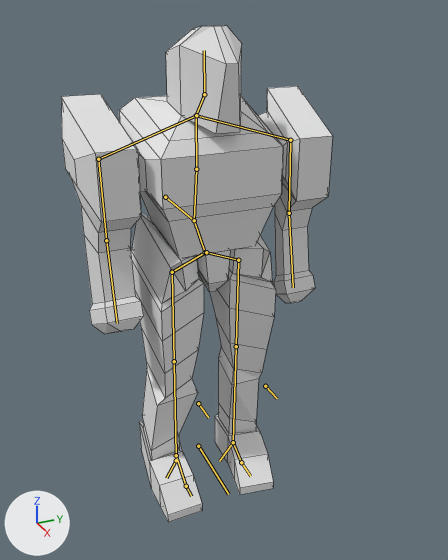
The Blender file Assets/Models/PlayerCharacter/PlayerCharacter.blend: old version first, new version second.
Before and after are seen from a 50 mm lens placed at (7.38, -3.02, 6.89), pointed at (0.49, 0.08, 3.45). The lights are fixed; the arrows at lower left show +X, +Y and +Z. The bones that bend it are drawn over the model as lines. Mesh edges are drawn as thin lines.

The first picture shows 'PlayerCharacter'.
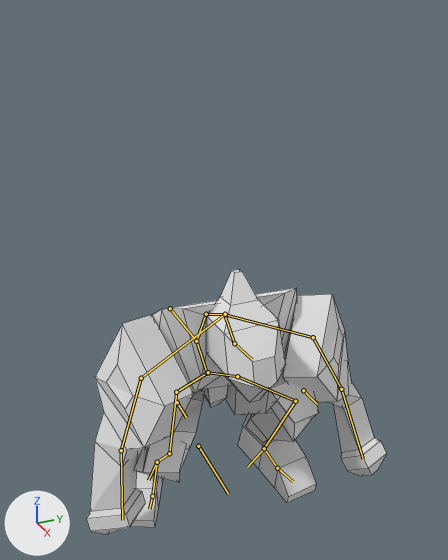
The newer file adds an action. The first version stands in its rest pose; the second is drawn at frame 9 of the action 'Landing'.

Location of each change, (x1, y1, x2, y2) in pixels of the pictures (448 x 560 px):
'PlayerCharacter', posed (10% wider, 47% shorter): before (61, 25, 333, 522); after (86, 270, 386, 535)
bone 'Leg.ik.r', root to tip: before (176, 460) to (166, 478); after (157, 462) to (148, 480)
bone 'Leg.ik.l', root to tip: before (233, 442) to (219, 461); after (264, 448) to (247, 467)
bone 'Root', root to tip: before (165, 197) to (194, 220); after (170, 308) to (196, 341)
bone 'Stomach', root to tip: before (194, 220) to (196, 169); after (196, 341) to (206, 314)
bone 'Chest', root to tip: before (196, 169) to (196, 115); after (206, 314) to (224, 314)
bone 'Neck', root to tip: before (196, 115) to (204, 94); after (224, 314) to (234, 343)
bone 'Collarbone.l', root to tip: before (196, 115) to (290, 140); after (224, 314) to (313, 337)
bone 'UpperArm.l', root to tip: before (290, 140) to (289, 213); after (313, 337) to (341, 389)
bone 'LowerArm.l', root to tip: before (289, 213) to (293, 287); after (341, 389) to (363, 459)
bone 'Collarbone.r', root to tip: before (196, 115) to (98, 159); after (225, 314) to (141, 378)
bone 'UpperArm.r', root to tip: before (98, 159) to (106, 240); after (141, 378) to (121, 450)
bone 'LowerArm.r', root to tip: before (106, 240) to (117, 323); after (121, 450) to (122, 520)
bone 'Foot.r', root to tip: before (176, 455) to (186, 486); after (157, 462) to (152, 496)
bone 'Foot.l', root to tip: before (233, 442) to (241, 462); after (264, 448) to (277, 468)

The change in detail:
Bone 'Leg.ik.r' (bone_leg_ik_r) moves from (0.0, 0.0, 0.0) to (0.01, -0.26, -0.36).
Bone 'Leg.ik.l' (bone_leg_ik_l) moves from (0.0, 0.0, 0.0) to (0.33, -0.42, 0.3).
Bone 'Root' (bone_root) moves from (0.0, 0.0, 0.0) to (0.0, 0.0, -1.93).
Bone 'Stomach' (bone_stomach) turns from (0, 0, 0) to (0, 0, -22) degrees about its own x, y and z.
Bone 'Chest' (bone_chest) turns from (0, 0, 0) to (0, 0, -42) degrees about its own x, y and z.
Bone 'Neck' (bone_neck) turns from (0, 0, 0) to (0, 0, -21) degrees about its own x, y and z.
Bone 'Collarbone.l' (bone_collarbone_l) turns from (0, 0, 0) to (13, 4, -19) degrees about its own x, y and z.
Bone 'UpperArm.l' (bone_upperarm_l) turns from (0, 0, 0) to (40, 17, -36) degrees about its own x, y and z.
Bone 'LowerArm.l' (bone_lowerarm_l) turns from (0, 0, 0) to (0, -71, -18) degrees about its own x, y and z.
Bone 'Collarbone.r' (bone_collarbone_r) turns from (0, 0, 0) to (-7, -3, -26) degrees about its own x, y and z.
Bone 'UpperArm.r' (bone_upperarm_r) turns from (0, 0, 0) to (-24, 8, -50) degrees about its own x, y and z.
Bone 'LowerArm.r' (bone_lowerarm_r) turns from (0, 0, 0) to (16, -27, -5) degrees about its own x, y and z.
Bone 'Foot.r' (bone_foot_r) turns from (0, 0, 0) to (39, 12, 6) degrees about its own x, y and z.
Bone 'Foot.l' (bone_foot_l) turns from (0, 0, 0) to (21, -9, -13) degrees about its own x, y and z.
